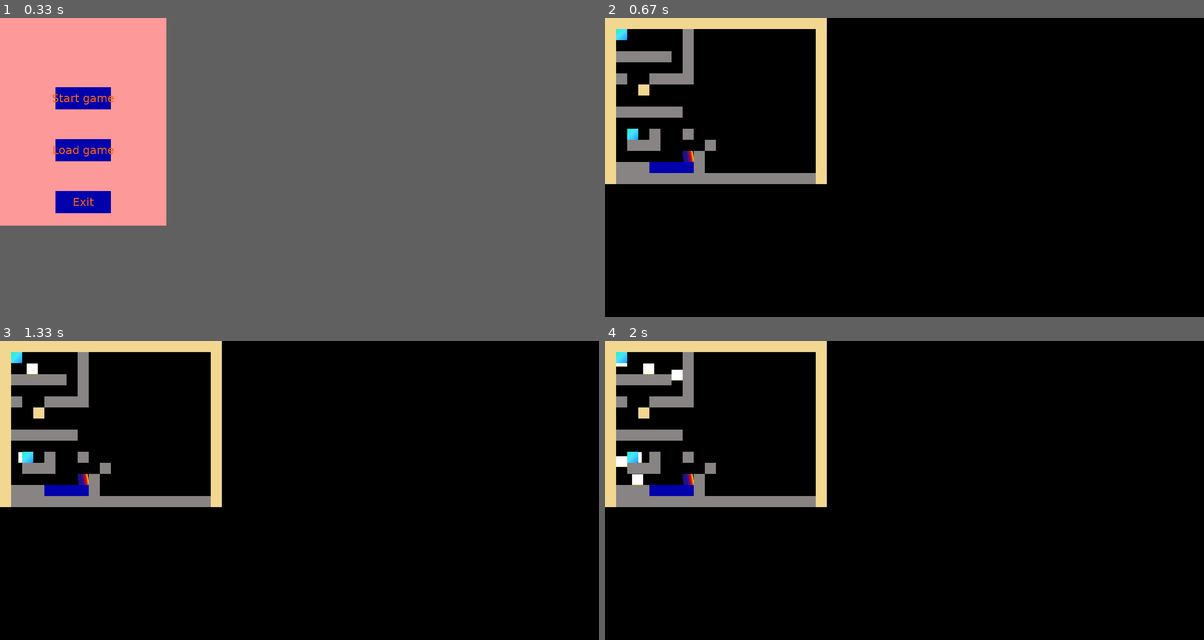
Above: before the commit, frames 1-4 (two rows, left to right).
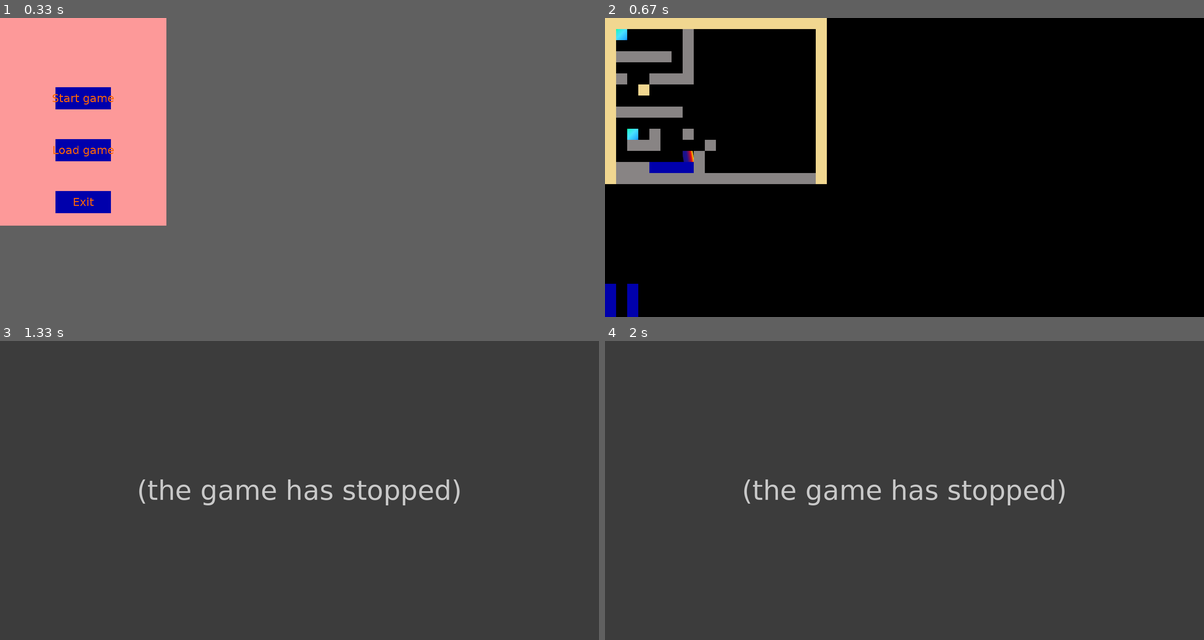
Above: after the commit, the same moments.

Repository: tmakowski/lemmings
Game: pygame game, started from main_menu.py
Same seed, same stepped clock (60 frames per second), same inputs: the game is played once before the commit and once after it.
Inputs (mouse positions are in pixels of both pictures, inside the frame that each line leads up to):
- Up to frame 1 (0.33 s): no input
- Up to frame 2 (0.67 s): click "Start game" at 0.38 s
- Up to frame 3 (1.33 s): click (5, 622) at 0.72 s
- Up to frame 4 (2 s): no input

Frame 1 is identical in both runs. In frame 2, 0.4% of the frame differs, in the area x 0-6%, y 88-100%; in frame 3, 100%, in the area x 0-100%, y 0-100%; in frame 4, 100%.
Error after the commit: KeyError: 'Stoppers' (lemmings.py line 146); the game stopped at 0.93 s (later frames are placeholders)

Commit message:
breaking the UI ice, fixed implementation of stoppers

Diff:
--- a/classes/lemmings.py
+++ b/classes/lemmings.py
@@ -13,7 +13,7 @@
     """
     def __init__(self, position_x, position_y, block_size, img_arg=None,
                  direction_x=None, direction_y=None, fall_arg=None,
-                 dead_arg=None, remove_arg=None, speed_arg=None,
+                 dead_arg=None, remove_arg=None, speed_arg=None, unstuck_arg=None,
                  lemming_arg=None, attribute_dict=None):
         """
         Creates new lemming at position (x, y) counting from top left corner of the map with selected graphics and stats.
@@ -41,6 +41,9 @@
 
             # Speed (added for later use)
             self.speed = LEMMING_DEFAULT_SPEED if speed_arg is None else speed_arg
+
+            # Collision grace period after falling (used for stopper lemmings collisions)
+            self.unstuck = 0 if unstuck_arg is None else unstuck_arg
 
         # If we provided lemming to base on then we take it's attributes over defaults
         elif attribute_dict is None:
@@ -65,6 +68,8 @@
 
             self.speed = lemming_arg.speed if speed_arg is None else speed_arg
 
+            self.unstuck = lemming_arg.unstuck if unstuck_arg is None else unstuck_arg
+
         # Creating lemming based on the attribute dictionary
         else:
             for (attr, value) in attribute_dict.items():
@@ -94,7 +99,7 @@
         """
         Lemmings' attributes. (rect left out)
         """
-        return ["image_name", "dirX", "dirY", "fall", "dead", "remove", "speed"]
+        return ["image_name", "dirX", "dirY", "fall", "dead", "remove", "speed", "unstuck"]
 
     def __str__(self):
         """
@@ -131,14 +136,14 @@
         for key in dict_objects.keys():
 
             # Walls and floors are handled below
-            if key in ["Wall", "Floor"]:
+            if key in ["Wall", "Floor", "Stoppers"]:
                 continue
 
             method = getattr(self, "collision_" + key.lower())
             method(dict_objects[key])
 
         # Treating walls as a floors to avoid some shenanigans (we want lemmings to step off of the top of the walls)
-        self.collision_floor(dict_objects["Wall"]+dict_objects["Floor"])
+        self.collision_floor(dict_objects["Wall"]+dict_objects["Floor"]+dict_objects["Stoppers"])
 
         return self
 
@@ -174,6 +179,7 @@
             # Colliding the lemming with the sides of the floors/walls that are not directly below him
             if self.rect.collidelist([floor for floor in floors if abs(self.rect.bottom-floor.rect.top) > 1]) != -1:
                 self.dirX *= -1
+
         else:
 
             # If the lemming slipped of the floor then make it start falling
@@ -218,16 +224,38 @@
     """
     # This extended class is going to represent the lemming with a stopper function.
     """
-    def __init__(self, lemming_arg, img_arg=LEMMINGS_GRAPHICS_STOPPER):
+    def __init__(self, lemming_arg, objects_dictionarized, attribute_dict=None, img_arg=LEMMINGS_GRAPHICS_STOPPER):
         """
         This constructor creates a stopper lemming in place of the other
         """
         super(self.__class__, self).__init__(lemming_arg.rect.x, lemming_arg.rect.y,
                                              block_size=lemming_arg.image.get_rect().height,
-                                             img_arg=img_arg, speed_arg=0, lemming_arg=lemming_arg)
+                                             img_arg=img_arg, direction_x=0,
+                                             lemming_arg=lemming_arg, attribute_dict=attribute_dict)
         lemming_arg.remove = 1
 
+        if "Stoppers" in objects_dictionarized.keys():
+            objects_dictionarized["Stoppers"].append(self)
+        else:
+            objects_dictionarized["Stoppers"] = [self]
+
     def collision_lemmings(self, lemmings):
-        for lem in lemmings:
-            if self.rect.colliderect(lem.rect):
-                lem.dirX *= -1
+        pass
+
+    def collision_floor(self, floors):
+        pass
+        # for lem in lemmings:
+        #     lem.collision_floor()
+            # if self.rect.colliderect(lem.rect):
+            #     lem.dirX *= -1
+            #     lem.grace = lem.image.get_rect().width + 2
+            # else:
+            #     lem.grace = 0
+
+            # to działa chyba, że lemming spadnie na blockera
+                # if (lem.fall == 0
+                #         and abs(self.rect.left - lem.rect.left) < 2
+                #         and abs(self.rect.right - lem.rect.right) < 2
+                #         and self.rect.left >= lem.rect.right
+                #         and self.rect.right <= lem.rect.left):
+                #     lem.dirX *= -1
--- a/classes/objects.py
+++ b/classes/objects.py
@@ -94,7 +94,7 @@
         """
         return ["image_name", "length_x", "length_y", "spawn_timer", "spawn_counter"]
 
-    def spawn(self, lemmings, block_size, spawn_rate, spawn_number, lem_type=Lemming):
+    def spawn(self, lemmings, spawn_rate, spawn_number, lem_type=Lemming):
         """
         Method used to spawn lemmings at a set spawn rate and of the chosen lemming type.
         """
@@ -102,7 +102,7 @@
 
         # If the spawn counter reaches provided threshold then spawn a lemming and reset the counter
         if self.spawn_timer == spawn_rate and self.spawn_counter < spawn_number:
-            lemmings.append(lem_type(self.rect.x, self.rect.y, block_size))
+            lemmings.append(lem_type(self.rect.x, self.rect.y, block_size=self.image.get_rect().height))
             self.spawn_counter += 1
             self.spawn_timer = 0
 
@@ -164,3 +164,17 @@
         self.rect.x = (width - self.rect.width)/2
         self.text_rect.x = (width - self.text_rect.width)/2
         return self
+
+
+class LevelInterfaceButton (Floor):
+    def __init__(self, position_x, position_y, block_size, length_x=None, length_y=None,
+                 img=OBJECT_GRAPHICS_WATER,
+                 class_name_arg=None,
+                 attribute_dict=None):
+        super(self.__class__, self).__init__(position_x, position_y, block_size,
+                                             length_x, length_y, img, attribute_dict)
+
+        self.class_name = class_name_arg
+
+    def __dir__(self):
+        return ["image_name", "length_x", "length_y", "class_name"]
--- a/functions/level_runner.py
+++ b/functions/level_runner.py
@@ -3,23 +3,31 @@
 import sys
 import time
 
-from functions.level_utilities import level_generate, level_import_layout, level_load_save, level_save
-from global_variables import LEVEL_SIZE, LEVEL_DEATH_FRAMES, LEVEL_FRAME_TIME
+import classes.lemmings
+from functions.level_utilities import level_generate, level_interface, level_import_layout, level_load_save, level_save
+from global_variables import LEVEL_DEATH_FRAMES, LEVEL_FRAME_TIME
 # from classes.lemmings import *
 
 
 def level_run(lemmings_spawn_number, lemmings_spawn_rate, block_size, level_file=None, save_slot=None):
     # Level startup
     pygame.init()
-    screen = pygame.display.set_mode(LEVEL_SIZE)                    # setting screen of the globally set size
+    level_width = 54
+    level_size = (int(block_size * level_width), int(0.5 * block_size * level_width))
+    screen = pygame.display.set_mode(level_size)                    # setting screen of the globally set size
     if save_slot is None:
-        lemmings = []                                               # initializing a list for lemmings if those weren't provided
-        level = level_import_layout(level_file)                     # importing level layout
-        objects_dictionarized = level_generate(level, block_size)   # generating objects based on the level visualization
+        lemmings = []                                     # initializing a list for lemmings if those weren't provided
+        level = level_import_layout(level_file)                    # importing level layout
+        objects_dictionarized = level_generate(level, block_size)  # generating objects based on the level visualization
     else:
         lemmings, objects_dictionarized = level_load_save(save_slot, block_size)
         lemmings_spawn_number = 0 # should be read
 
+    #objects_dictionarized["Stoppers"] = []
+    interface = level_interface(block_size, level_size)
+    # usuwać klucz Stoppers na końcu!!
+
+    method_to_use = None
     dev_timer = 0
 
     while True:
@@ -29,15 +37,33 @@
                 sys.exit()
 
             if event.type == pygame.MOUSEBUTTONUP:
-                pos = pygame.mouse.get_pos()
-                clicked = [s for s in lemmings if s.rect.collidepoint(pos)]
-                for lem in clicked:
-                    level_save(2, lemmings, objects_dictionarized)
-                    lemmings.remove(lem)
+                click_position = pygame.mouse.get_pos()
+                clicked = [s for s in lemmings if s.rect.collidepoint(click_position)]
+
+                for button in interface["Buttons"]:
+                    if button.rect.collidepoint(click_position):
+                        if button.class_name is not None:
+                            method_to_use = getattr(classes.lemmings, button.class_name)
+                            break
+                        # jakiś efekt kliknięcia
+                        else:
+                            obj_dict = objects_dictionarized.copy()
+                            obj_dict.pop("Stoppers")
+                            level_save(3, lemmings, obj_dict)
+                            del obj_dict
+
+                if method_to_use is not None:
+                    for lem in lemmings:
+                        if lem.rect.collidepoint(click_position):
+                            lemmings.append(method_to_use(lemming_arg=lem, objects_dictionarized=objects_dictionarized))
+                            method_to_use = None
+                            # charges -= 1
+                            # wyłączyć efekt kliknięcia
+                            break
 
     # Spawning lemmings
         for obj_entrance in objects_dictionarized["Entrance"]:
-            obj_entrance.spawn(lemmings, block_size=block_size, spawn_rate=lemmings_spawn_rate, spawn_number=lemmings_spawn_number)
+            obj_entrance.spawn(lemmings, spawn_rate=lemmings_spawn_rate, spawn_number=lemmings_spawn_number)
 
     # Performing actions for each lemming
         for lem in lemmings:
@@ -72,7 +98,9 @@
         screen.fill((0, 0, 0))
 
         # Drawing lemmings and all objects
-        for obj in lemmings+list(chain.from_iterable(objects_dictionarized.values())):
+        for obj in (lemmings
+                    + list(chain.from_iterable(objects_dictionarized.values()))
+                    + interface["Buttons"]):
             screen.blit(obj.image, obj.rect)
 
         # Changing display to show drawn objects
--- a/functions/level_utilities.py
+++ b/functions/level_utilities.py
@@ -13,7 +13,19 @@
 
 
 def level_interface(block_size, level_size):  # może lista?
-    pass
+    ui_width = level_size[0]//block_size
+    ui_height = 3
+    ui_start = level_size[1] - block_size * ui_height
+    # button ( ....)
+
+    interface_dict = {"Buttons": [
+        classes.objects.LevelInterfaceButton(position_x=0, position_y=ui_start, block_size=block_size,
+                                             length_y=ui_height, class_name_arg="LemmingStopper"),
+        classes.objects.LevelInterfaceButton(position_x=2*block_size, position_y=ui_start, block_size=block_size,
+                                             length_y=ui_height)]}
+
+    # return dict with (dict : button->[charges, type], level stats - spawn rate etc.
+    return interface_dict
 
 
 def level_generate(level_layout, block_size):
@@ -65,7 +77,7 @@
     return layout
 
 
-def level_load_lemmings(file_name, block_size, path="./"):
+def level_load_lemmings(file_name, block_size, objects_dictionarized, path="./"):
     """
     Function creates list of lemmings based on a file provided
     """
@@ -88,7 +100,9 @@
             if class_name == "Lemming":
                 lemmings.append(lem_output)
             else:
-                lemmings.append(getattr(classes.lemmings, class_name)(lemming_arg=lem_output))
+                lemmings.append(getattr(classes.lemmings, class_name)
+                                (lemming_arg=lem_output, objects_dictionarized=objects_dictionarized,
+                                 attribute_dict=attribute_dict))
     return lemmings
 
 
@@ -122,8 +136,8 @@
     if path is None:
         path = SAVE_PATH + str(save_slot) + "/"
 
-    lemmings = level_load_lemmings(SAVE_LEMMINGS, block_size, path)
     objects_dictionarized = level_load_objects(SAVE_OBJECTS, block_size, path)
+    lemmings = level_load_lemmings(SAVE_LEMMINGS, block_size, objects_dictionarized, path)
 
     return lemmings, objects_dictionarized
 
--- a/main_menu.py
+++ b/main_menu.py
@@ -27,7 +27,7 @@
 
 # Packing the buttons to a list and craeting dictionary for their uses
 # buttons = [button_start, button_exit]
-button_to_action_dict = {button_start: level_run, button_load: [level_run, 2], button_exit: sys.exit}
+button_to_action_dict = {button_start: level_run, button_load: [level_run, 3], button_exit: sys.exit}
 for button in button_to_action_dict.keys():
     button.center(width)
 
